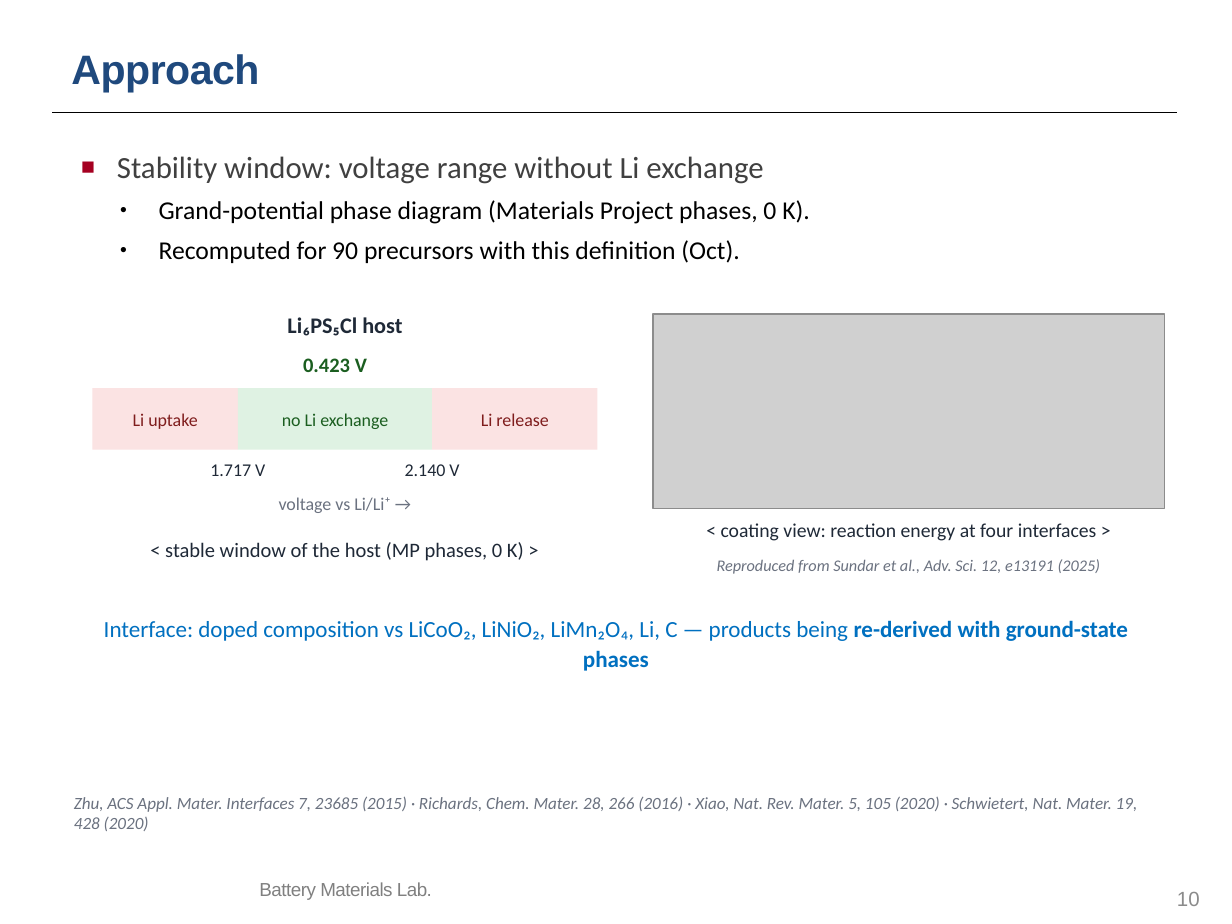
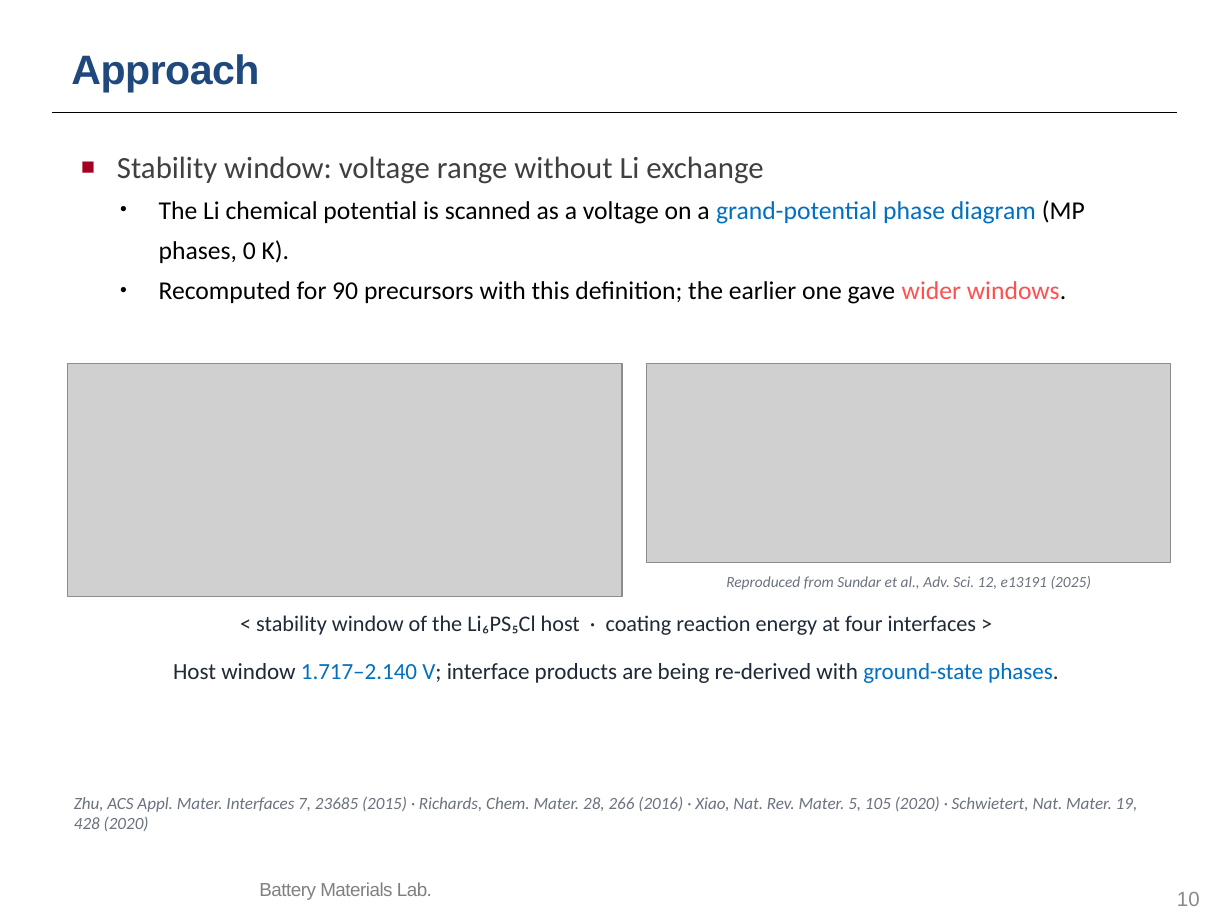
Before and after one commit to yonghoon7153-source/Yonghoon-DEM-DFT, a slide deck: slide 10 of kb/seminars/Research_Seminar_2026_10_13_cascade_progress_lean.pptx. Drawn at 1232x924 pixels with LibreOffice and Linux fonts; fonts in the diff are those of the drawing; grey boxes stand for pictures; background and template pictures are left out. Boxes give left, top, right and bottom in pixels: in the first picture for what was removed or moved away, otherwise in the second. Text is boxed around its words. In the diff, an @@ line names an element or a change of style, - is before the commit and + after.

```diff
--- a/kb/seminars/Research_Seminar_2026_10_13_cascade_progress_lean.pptx
+++ b/kb/seminars/Research_Seminar_2026_10_13_cascade_progress_lean.pptx
@@ text at (159,200,1085,304): text changed @@
-• Grand-potential phase diagram (Materials Project phases, 0 K).
-• Recomputed for 90 precursors with this definition (Oct).
+• The Li chemical potential is scanned as a voltage on a grand-potential phase diagram (MP phases, 0 K).
+• Recomputed for 90 precursors with this definition; the earlier one gave wider windows.
@@ text removed at (287,317,402,336) @@
-Li₆PS₅Cl host
@@ text removed at (303,358,367,372) @@
-0.423 V
@@ picture added at (68,363,622,596) @@
@@ rectangle removed at (92,388,238,450) @@
-Li uptake
@@ rectangle removed at (238,388,432,450) @@
-no Li exchange
@@ rectangle removed at (432,388,598,450) @@
-Li release
@@ picture: place and size @@
-picture at (653,314,1164,509)
+picture at (647,363,1170,563)
@@ text removed at (210,464,265,476) @@
-1.717 V
@@ text removed at (405,464,459,476) @@
-2.140 V
@@ text removed at (279,497,391,513) @@
-voltage vs Li/Li⁺ →
@@ text removed at (165,542,524,561) @@
-< stable window of the host (MP phases, 0 K) >
@@ text "Reproduced from Sundar et al., ...": place and size @@
-text "Reproduced from Sundar et al., ..." at (717,559,1101,574)
+text "Reproduced from Sundar et al., ..." at (726,576,1092,590)
@@ text "Reproduced from Sundar et al., ..." at (726,576,1092,590): size 9.5 to 9 pt @@
@@ text at (256,615,977,635): text changed; size 11.5 to 13 pt @@
-< coating view: reaction energy at four interfaces >
+< stability window of the Li₆PS₅Cl host · coating reaction energy at four interfaces >
@@ text at (173,663,1059,683): text changed; text colour #0070C0 to #1F2937 @@
-Interface: doped composition vs LiCoO₂, LiNiO₂, LiMn₂O₄, Li, C — products being re-derived with ground-state phases
+Host window 1.717–2.140 V; interface products are being re-derived with ground-state phases.
```
Also in this commit, not shown: 12 other slides changed, 11 other files.
